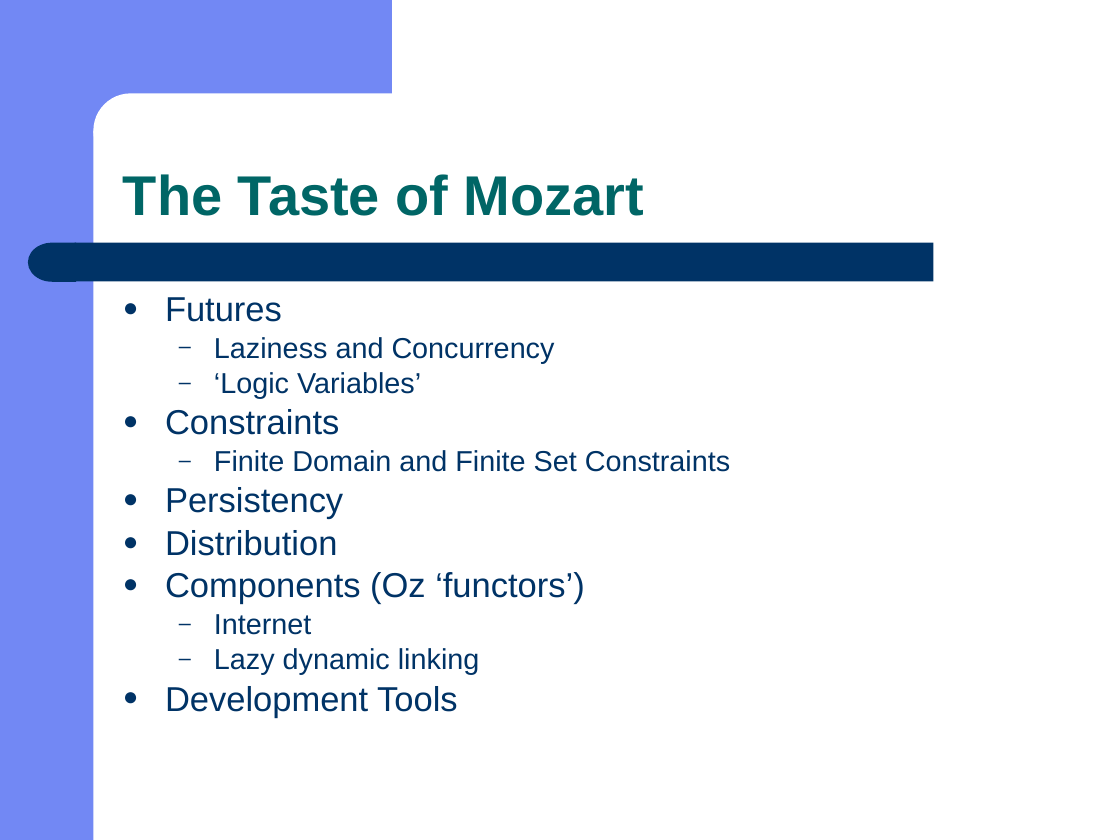
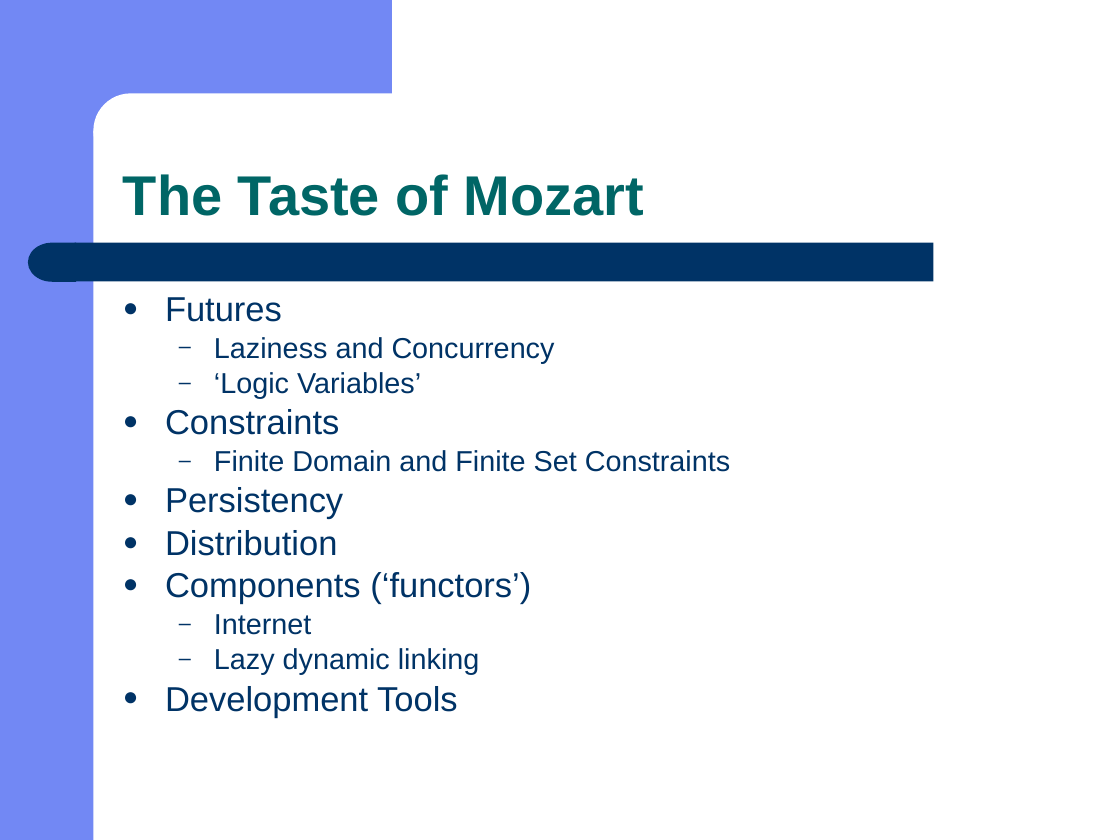
Before and after one commit to doublec/aliceml-abandoned, a slide deck: slide 6 of doc/presentations/C-Tag 2001 Alice.ppt. Drawn at 1120x840 pixels with LibreOffice and Linux fonts; fonts in the diff are those of the drawing. Boxes give left, top, right and bottom in pixels: in the first picture for what was removed or moved away, otherwise in the second. Text is boxed around its words. In the diff, an @@ line names an element or a change of style, - is before the commit and + after.

```diff
--- a/doc/presentations/C-Tag 2001 Alice.ppt
+++ b/doc/presentations/C-Tag 2001 Alice.ppt
@@ text at (165,572,531,605): text changed @@
-● Components (Oz ‘functors’)
+● Components (‘functors’)
```
Also in this commit, not shown: 5 other slides changed.
